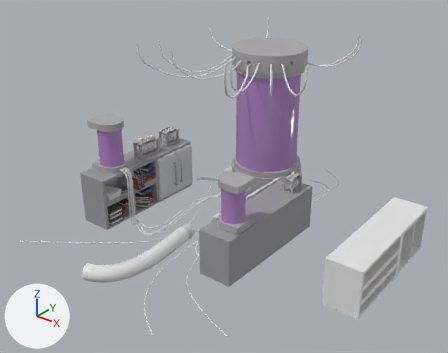
The FBX model CliqHere_SubDivided/Assets/FBX/Interiors/LabRoom.fbx: old version first, new version second.
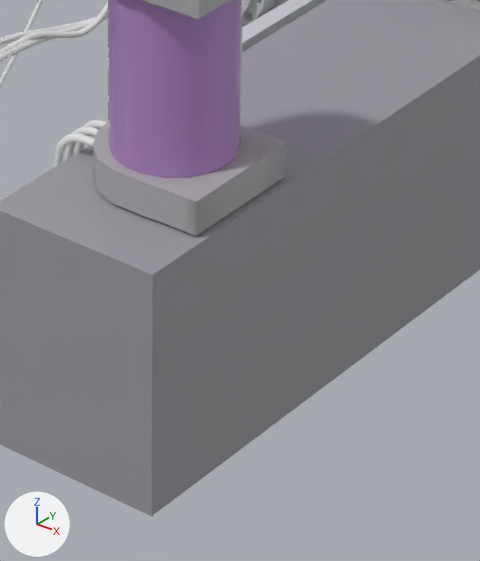
The first picture shows the older version from a camera (50 mm lens) standing at (4.87, -5.9, 4.27) and looking at (0.45, -0.37, 0.84). The close-ups show the older and then the newer version on the part from 45% to 65% of the width and 54% to 84% of the height of that picture. Only the edits that show in the close-ups are written down. Arrows for +X, +Y and +Z are at lower left; the lights stay in place. Where no turn or scale is listed for an object, it has been applied to the vertices. Vertices at exactly the same position are counted once.

Before the edit, the objects in view are built like this:
```python
me_mesh_001 = bpy.data.meshes.new('Mesh.001')
me_mesh_001.from_pydata(...)  # 110 vertices, 216 faces; spans x -0.018..0.449, y -0.441..0.482, z -0.114..0.063
me_mesh_001.materials.append(mat_silver)  # light grey #ced1d4
me_mesh_099 = bpy.data.meshes.new('Mesh.099')
me_mesh_099.from_pydata(...)  # 1224 vertices, 1212 faces; spans x -9.3..57.7, y -5.1..23.6, z -19.0..7.9
me_mesh_100 = bpy.data.meshes.new('Mesh.100')
me_mesh_100.from_pydata(...)  # 1248 vertices, 1236 faces; spans x -9.9..59.1, y -5.1..23.6, z -23.1..9.3
me_mesh_101 = bpy.data.meshes.new('Mesh.101')
me_mesh_101.from_pydata(...)  # 1224 vertices, 1212 faces; spans x -9.7..60.3, y -5.1..23.6, z -21.1..6.4
ob_connecting_wire_004 = bpy.data.objects.new('Connecting_Wire_004', me_mesh_101)
ob_connecting_wire_004.location = (0.343, 0.357, 0.121)
ob_connecting_wire_004.rotation_euler = (-1.571, 0.0, 2.094)  # degrees (-90, 0, 120)
ob_connecting_wire_004.scale = (-0.0254, -0.0254, -0.0254)
ob_connecting_wire_005 = bpy.data.objects.new('Connecting_Wire_005', me_mesh_099)
ob_connecting_wire_005.location = (0.343, 0.357, 0.121)
ob_connecting_wire_005.rotation_euler = (-1.571, 0.0, 2.094)  # degrees (-90, 0, 120)
ob_connecting_wire_005.scale = (-0.0254, -0.0254, -0.0254)
ob_connecting_wire_006 = bpy.data.objects.new('Connecting_Wire_006', me_mesh_100)
ob_connecting_wire_006.location = (0.343, 0.357, 0.121)
ob_connecting_wire_006.rotation_euler = (-1.571, 0.0, 2.094)  # degrees (-90, 0, 120)
ob_connecting_wire_006.scale = (-0.0254, -0.0254, -0.0254)
ob_wide_drawer_1 = bpy.data.objects.new('Wide_Drawer_1', me_mesh_001)
ob_wide_drawer_1.location = (0.731, -0.117, 0.585)
# also in view: 'Desk_1' at (1.08, -0.47, 0.37); 'SmallTankBottom_R' at (1.1, -1.01, 0.71); 'Connecting_Wire_002' at (-0.51, -0.2, 0.38); 'SmallTank' at (1.1, -1.01, 0.99); 'SmallTankTop_R' at (1.1, -1.01, 1.22)
```
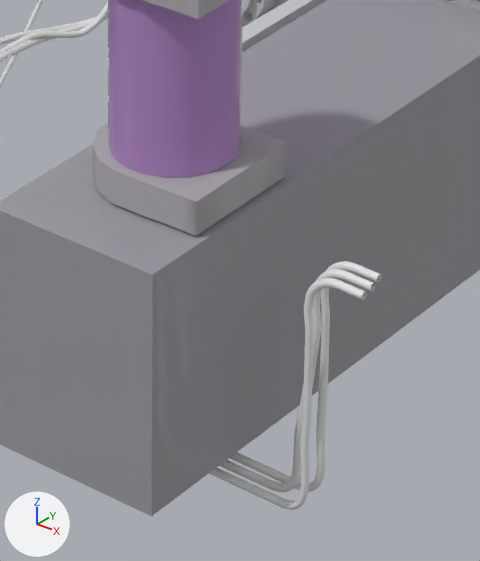
Pixel boxes [x1, y1, x2, y2] of what changed, in the close-ups (480 x 561 px):
'Connecting_Wire_004', reshaped
    before: [54, 133, 94, 167]
    after: [209, 278, 367, 510]
'Connecting_Wire_005', reshaped (mostly hidden before)
    before: [76, 120, 107, 154]
    after: [230, 261, 382, 492]
'Connecting_Wire_006', reshaped
    before: [65, 126, 99, 160]
    after: [219, 269, 376, 492]

The edits, one by one:
me_mesh_100 is used by ob_connecting_wire_006; location (0.343, 0.357, 0.121); rotation (-1.571, 0.0, 2.094), in degrees (-90, 0, 120); scale (-0.0254, -0.0254, -0.0254).
me_mesh_100 had 1248 vertices, 1236 faces and spanned x -9.9..59.1, y -5.1..23.6, z -23.1..9.3.
me_mesh_100 now has 1248 vertices, 1236 faces and spans x -9.9..72.2, y -5.1..19.5, z -23.1..16.5.
me_mesh_100 part 1: 504 of 1248 vertices moved; they spanned x 52.9..59.1, y -5.1..23.6, z -15.4..-6.1 and now span x 65.9..72.2, y -5.1..19.5, z 7.2..16.5; mean shift (13.1, -1.8, 22.6); largest move (57.2, 23.5, -8.7) -> (70.2, 19.4, 13.9).
me_mesh_099 is used by ob_connecting_wire_005; location (0.343, 0.357, 0.121); rotation (-1.571, 0.0, 2.094), in degrees (-90, 0, 120); scale (-0.0254, -0.0254, -0.0254).
me_mesh_099 had 1224 vertices, 1212 faces and spanned x -9.3..57.7, y -5.1..23.6, z -19.0..7.9.
me_mesh_099 now has 1224 vertices, 1212 faces and spans x -9.3..70.8, y -5.1..19.5, z -19.0..16.9.
me_mesh_099 part 3: 504 of 1224 vertices moved; they spanned x 52.8..57.7, y -5.1..23.6, z -12.8..-5.6 and now span x 65.8..70.8, y -5.1..19.5, z 9.7..16.9; mean shift (13.0, -1.8, 22.5); largest move (57.1, 23.2, -5.6) -> (70.1, 19.1, 16.9).
me_mesh_101 is used by ob_connecting_wire_004; location (0.343, 0.357, 0.121); rotation (-1.571, 0.0, 2.094), in degrees (-90, 0, 120); scale (-0.0254, -0.0254, -0.0254).
me_mesh_101 had 1224 vertices, 1212 faces and spanned x -9.7..60.3, y -5.1..23.6, z -21.1..6.4.
me_mesh_101 now has 1224 vertices, 1212 faces and spans x -9.7..73.6, y -5.1..19.5, z -21.1..15.9.
me_mesh_101 part 2: 504 of 1224 vertices moved; they spanned x 55.3..60.3, y -5.1..23.6, z -14.3..-7.0 and now span x 68.5..73.6, y -5.1..19.5, z 8.6..15.9; mean shift (13.2, -1.8, 22.9); largest move (60.3, 23.3, -7.3) -> (73.5, 19.3, 15.6).
